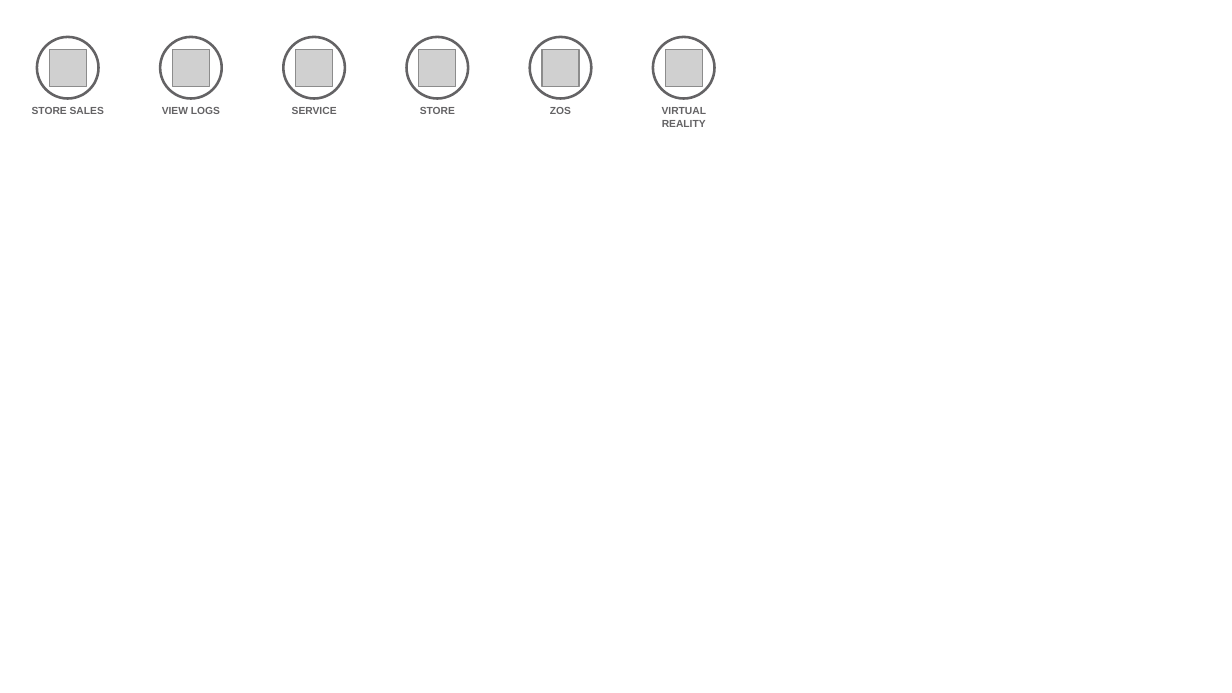
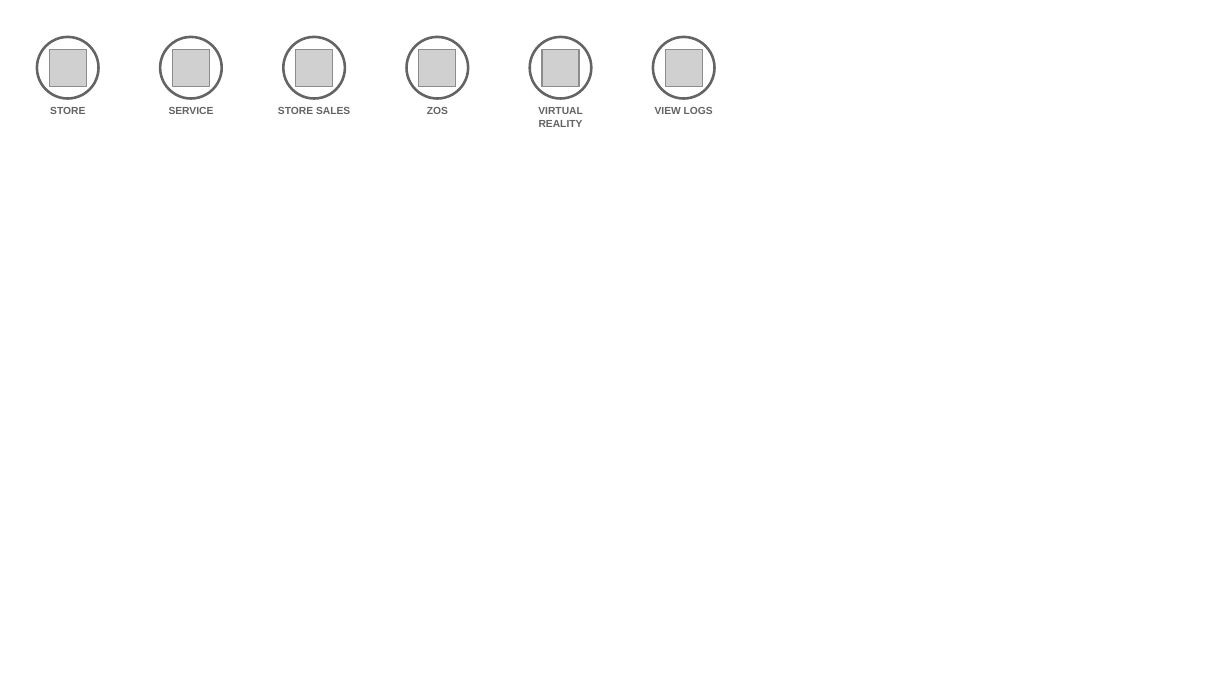
Before and after one commit to l2fprod/myarchitecture, a slide deck: slide 10 of mycatalog-architecture-diagram-template.pptx. Drawn at 1232x693 pixels with LibreOffice and Linux fonts; fonts in the diff are those of the drawing; grey boxes stand for pictures. Boxes give left, top, right and bottom in pixels: in the first picture for what was removed or moved away, otherwise in the second. Text is boxed around its words. In the diff, an @@ line names an element or a change of style, - is before the commit and + after.

```diff
--- a/mycatalog-architecture-diagram-template.pptx
+++ b/mycatalog-architecture-diagram-template.pptx
@@ text at bbox=[50, 107, 85, 114]: text changed @@
-STORE SALES
+STORE
@@ 3 texts: place and size @@
-3 texts at bbox=[292, 107, 706, 127]
+3 texts at bbox=[169, 107, 583, 127]
@@ text at bbox=[278, 107, 350, 114]: text changed @@
-STORE
+STORE SALES
@@ text "VIEW LOGS": place and size @@
-text "VIEW LOGS" at bbox=[162, 107, 220, 114]
+text "VIEW LOGS" at bbox=[655, 107, 713, 114]
```
Also in this commit, not shown: 2 other slides changed.
